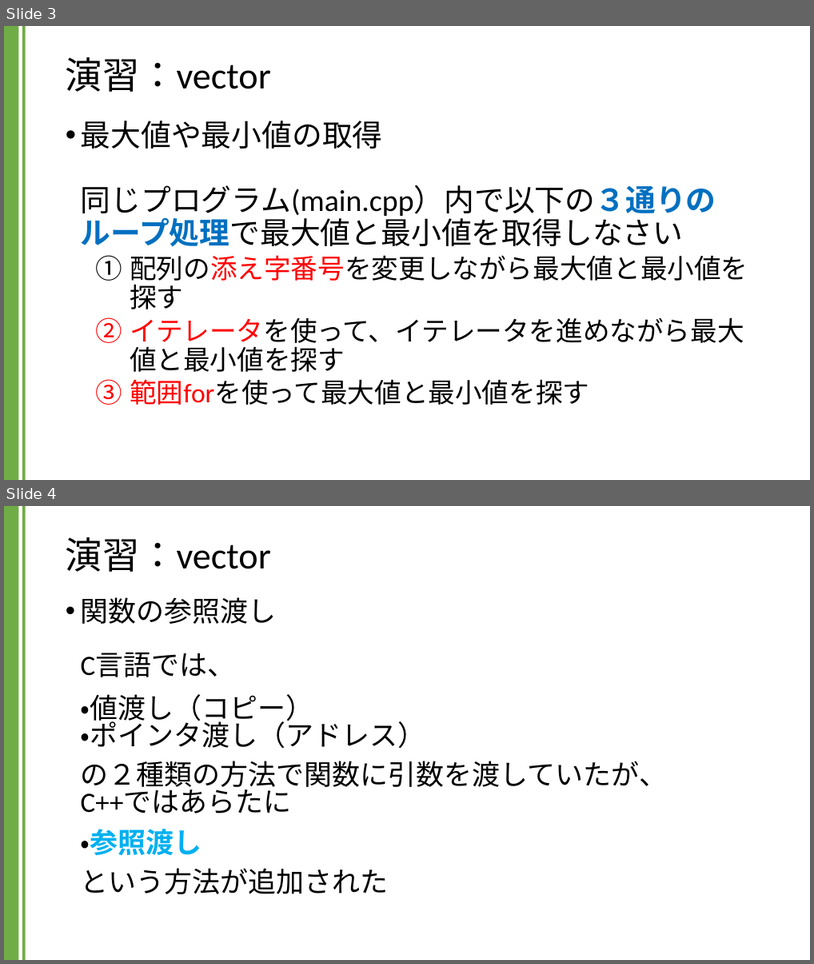
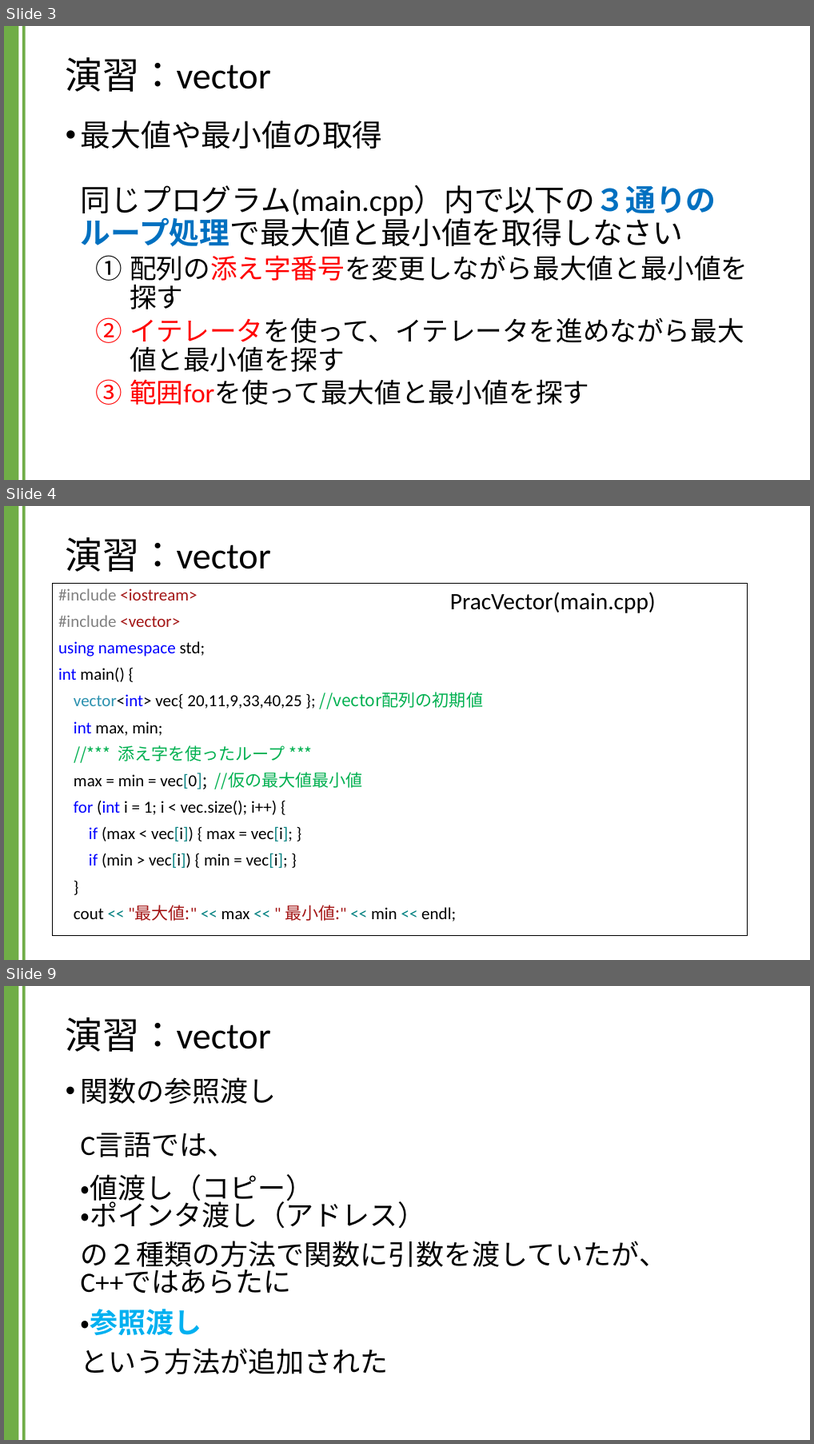
Before and after one commit to kic-murata/cpp2024, a slide deck: 授業資料/演習課題：vector.pptx. Shown one above the other, each under a label of ours: slides 3 and 4 before the commit, slides 3, 4 and 9 after it; the slides between them are not shown. The pictures are 814x964 and 814x1444 pixels, drawn with LibreOffice and Linux fonts; fonts in the diff are those of the drawing. Boxes give left, top, right and bottom in pixels: in the first picture for what was removed or moved away, otherwise in the second. Text is boxed around its words. In the diff, an @@ line names an element or a change of style, - is before the commit and + after.

```diff
--- a/授業資料/演習課題：vector.pptx
+++ b/授業資料/演習課題：vector.pptx
@@ slide 4 added at box(4, 506, 810, 960), background #FFFFFF; not listed: 2 template elements that a slide beside it also shows @@
@@ title added at box(66, 537, 271, 572), 44 pt, text #000000 @@
+演習：vector
@@ text added at box(52, 583, 748, 936), fill #FFFFFF, outline #000000 0.75 pt, 20 pt, text #000000 @@
+#include <iostream>
+#include <vector>
+using namespace std;
+int main() {
+vector<int> vec{ 20,11,9,33,40,25 }; //vector配列の初期値
+int max, min;
+//*** 添え字を使ったループ ***
+max = min = vec[0]; //仮の最大値最小値
+for (int i = 1; i < vec.size(); i++) {
+if (max < vec[i]) { max = vec[i]; }
+if (min > vec[i]) { min = vec[i]; }
+}
+cout << "最大値:" << max << " 最小値:" << min << endl;
@@ text added at box(450, 592, 656, 613), 28 pt, text #000000 @@
+PracVector(main.cpp)
@@ what was slide 4 is now slide 9 @@
```
Also in this commit, not shown: 2 slides changed, 6 other slides added.
